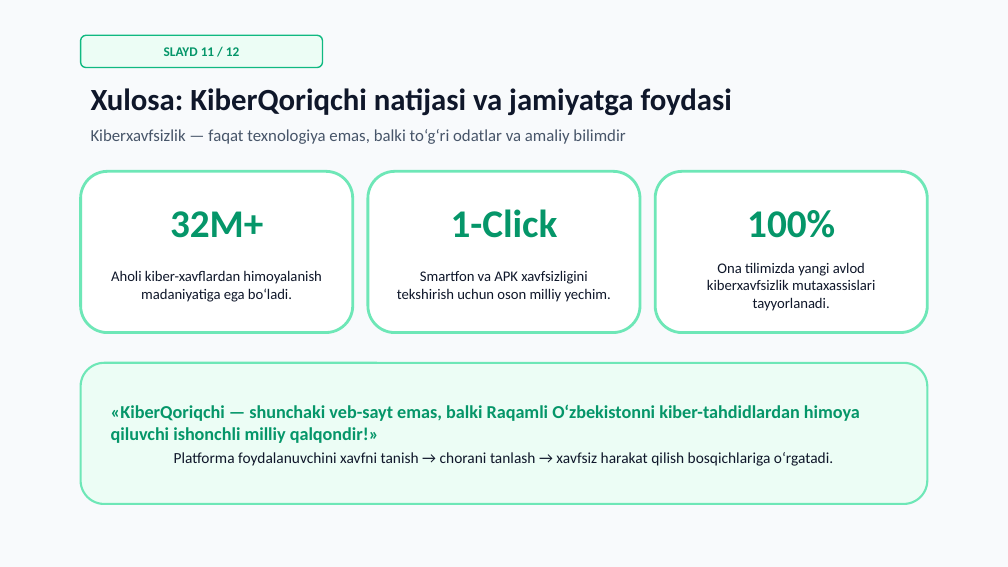
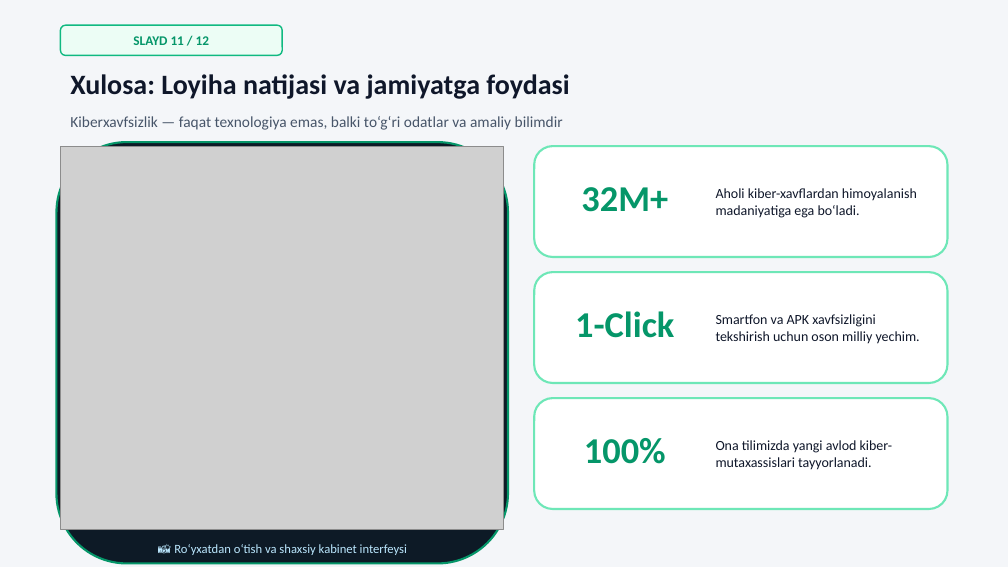
Before and after one commit to bexruzabduraxmonov/kiber-qoriqchi, a slide deck: slide 11 of KiberQoriqchi_Prezentatsiya.pptx. Drawn at 1008x567 pixels with LibreOffice and Linux fonts; fonts in the diff are those of the drawing; grey boxes stand for pictures. Boxes give left, top, right and bottom in pixels: in the first picture for what was removed or moved away, otherwise in the second. Text is boxed around its words. In the diff, an @@ line names an element or a change of style, - is before the commit and + after.

Commit message:
feat: barcha 12 ta slaydga real screenshotlar va yangilangan rasmlar qoshildi

```diff
--- a/KiberQoriqchi_Prezentatsiya.pptx
+++ b/KiberQoriqchi_Prezentatsiya.pptx
@@ background #F8FAFC to #F4F6F9 @@
@@ text "SLAYD 11 / 12": place and size @@
-text "SLAYD 11 / 12" at [164, 47, 239, 56]
+text "SLAYD 11 / 12" at [133, 36, 209, 45]
@@ rounded rectangle: place and size @@
-rounded rectangle at [81, 35, 323, 68]
+rounded rectangle at [60, 25, 282, 55]
@@ text at [70, 74, 569, 99]: text changed; size 22 to 20 pt @@
-Xulosa: KiberQoriqchi natijasi va jamiyatga foydasi
+Xulosa: Loyiha natijasi va jamiyatga foydasi
@@ text "Kiberxavfsizlik — faqat texnologiya emas, ...": place and size @@
-text "Kiberxavfsizlik — faqat texnologiya emas, ..." at [91, 129, 625, 144]
+text "Kiberxavfsizlik — faqat texnologiya emas, ..." at [70, 116, 563, 130]
@@ text "Kiberxavfsizlik — faqat texnologiya emas, ..." at [70, 116, 563, 130]: size 12 to 11 pt @@
@@ rounded rectangle: place and size @@
-rounded rectangle at [81, 171, 353, 333]
+rounded rectangle at [56, 142, 508, 563]
@@ rounded rectangle at [56, 142, 508, 563]: fill #FFFFFF to #0D1A26; outline #6EE7B7 2 pt to #059669 1.5 pt @@
@@ picture added at [60, 146, 504, 529] @@
@@ rounded rectangle at [534, 146, 948, 257]: outline #6EE7B7 2 pt to #6EE7B7 1.5 pt @@
@@ rounded rectangle: place and size @@
-rounded rectangle at [368, 171, 640, 333]
+rounded rectangle at [534, 146, 948, 257]
@@ text "32M+": place and size @@
-text "32M+" at [170, 211, 263, 238]
+text "32M+" at [581, 187, 668, 212]
@@ text "Aholi kiber-xavflardan himoyalanish madaniyatiga ega ...": place and size @@
-text "Aholi kiber-xavflardan himoyalanish madaniyatiga ega ..." at [111, 270, 321, 302]
+text "Aholi kiber-xavflardan himoyalanish madaniyatiga ega ..." at [716, 188, 917, 218]
@@ text "Aholi kiber-xavflardan himoyalanish madaniyatiga ega ..." at [716, 188, 917, 218]: size 10.5 to 10 pt; alignment centre to left @@
@@ rounded rectangle: place and size @@
-rounded rectangle at [655, 171, 927, 333]
+rounded rectangle at [534, 272, 948, 383]
@@ rounded rectangle at [534, 272, 948, 383]: outline #6EE7B7 2 pt to #6EE7B7 1.5 pt @@
@@ text "1-Click": place and size @@
-text "1-Click" at [451, 209, 558, 238]
+text "1-Click" at [575, 311, 674, 338]
@@ text "Smartfon va APK xavfsizligini tekshirish ..." at [716, 314, 920, 344]: size 10.5 to 10 pt; alignment centre to left @@
@@ text "Smartfon va APK xavfsizligini tekshirish ...": place and size @@
-text "Smartfon va APK xavfsizligini tekshirish ..." at [397, 270, 611, 302]
+text "Smartfon va APK xavfsizligini tekshirish ..." at [716, 314, 920, 344]
@@ text removed at [111, 404, 860, 466] @@
-«KiberQoriqchi — shunchaki veb-sayt emas, balki Raqamli O‘zbekistonni kiber-tahdidlardan himoya qiluvchi ishonchli milliy qalqondir!»
-Platforma foydalanuvchini xavfni tanish → chorani tanlash → xavfsiz harakat qilish bosqichlariga o‘rgatadi.
@@ rounded rectangle: place and size @@
-rounded rectangle at [81, 363, 927, 504]
+rounded rectangle at [534, 398, 948, 509]
@@ rounded rectangle at [534, 398, 948, 509]: fill #ECFDF5 to #FFFFFF @@
@@ size 28 to 26 pt in 3 elements at [581, 187, 668, 212], [575, 311, 674, 338], [584, 438, 666, 464] @@
@@ text "100%": place and size @@
-text "100%" at [747, 210, 835, 238]
+text "100%" at [584, 438, 666, 464]
@@ text at [716, 440, 893, 470]: text changed; size 10.5 to 10 pt @@
-Ona tilimizda yangi avlod kiberxavfsizlik mutaxassislari tayyorlanadi.
+Ona tilimizda yangi avlod kiber-mutaxassislari tayyorlanadi.
@@ text added at [174, 544, 407, 555], 9 pt, text #BAE6FD @@
+📸 Ro‘yxatdan o‘tish va shaxsiy kabinet interfeysi
```
Also in this commit, not shown: 8 other slides changed, 3 slides added, 3 slides removed, 10 other files.
